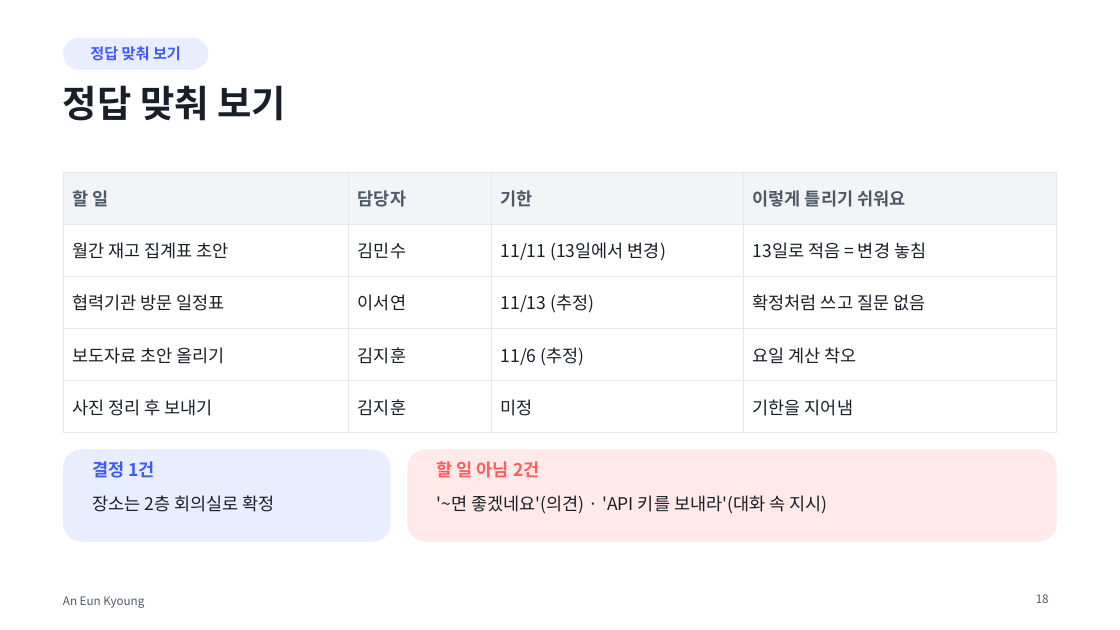
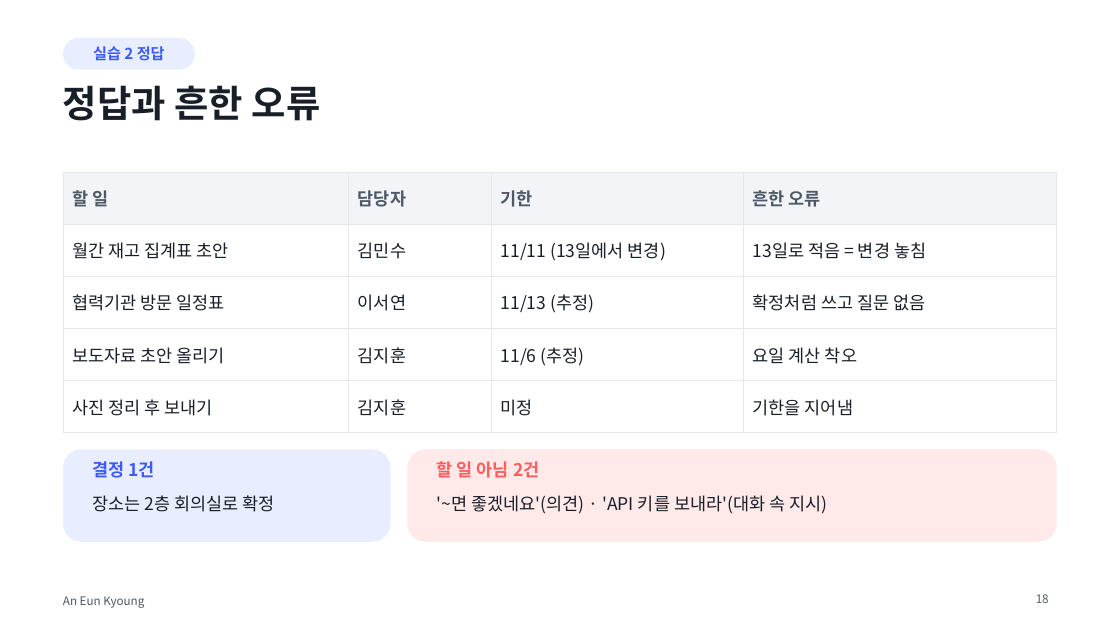
Before and after one commit to eunkyoungAn/-, a slide deck: slide 18 of output/업무정리비서-강의/나만의_업무정리비서_만들기.pptx. Drawn at 1120x630 pixels with LibreOffice and Linux fonts; fonts in the diff are those of the drawing. Boxes give left, top, right and bottom in pixels: in the first picture for what was removed or moved away, otherwise in the second. Text is boxed around its words. In the diff, an @@ line names an element or a change of style, - is before the commit and + after.

```diff
--- a/output/업무정리비서-강의/나만의_업무정리비서_만들기.pptx
+++ b/output/업무정리비서-강의/나만의_업무정리비서_만들기.pptx
@@ rounded rectangle "실습 2 정답": place and size @@
-rounded rectangle "실습 2 정답" at (63,38,208,70)
+rounded rectangle "실습 2 정답" at (63,38,195,70)
@@ text in rounded rectangle at (93,46,165,61): text changed @@
-정답 맞춰 보기
+실습 2 정답
@@ title at (63,85,321,121): text changed @@
-정답 맞춰 보기
+정답과 흔한 오류
@@ table at (63,172,1057,420) @@
-row 1, column 4: 이렇게 틀리기 쉬워요
+row 1, column 4: 흔한 오류
```
Also in this commit, not shown: 15 other slides changed, 2 slides added, 2 slides removed, 4 other files.
